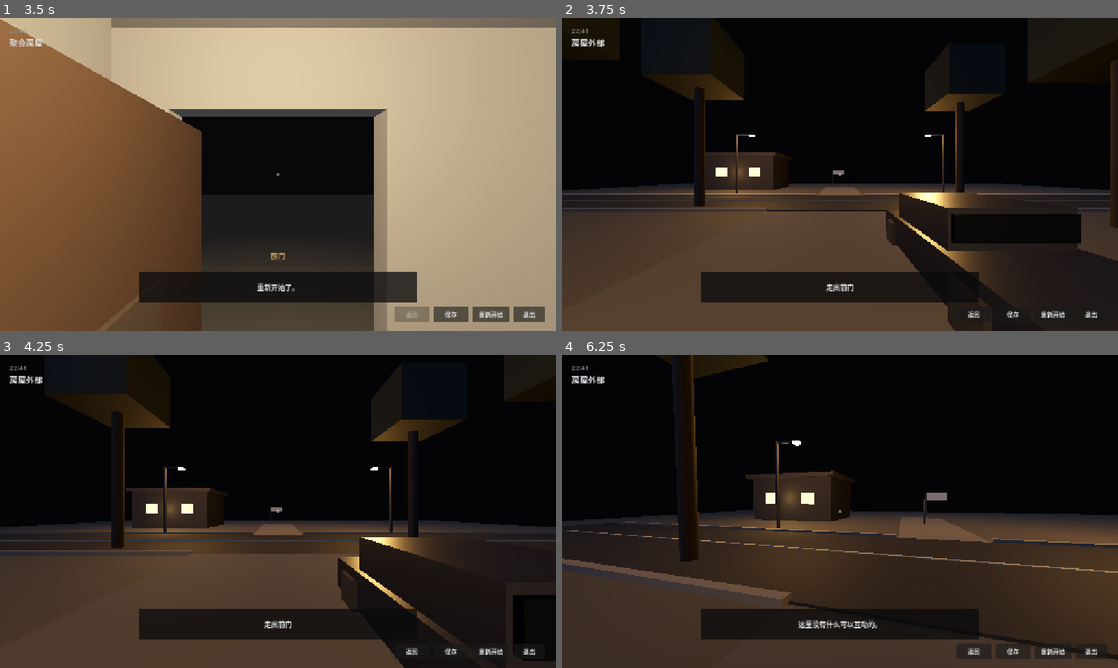
Above: before the commit, frames 1-4 (two rows, left to right).
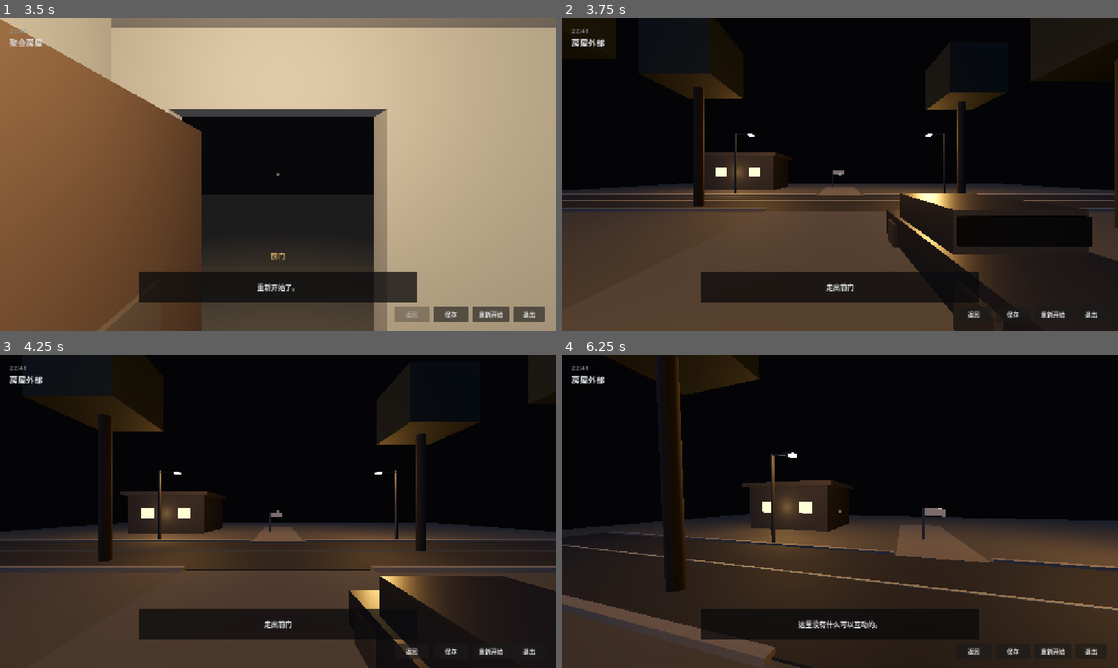
Above: after the commit, the same moments.

Repository: leasurey/comet-game-prototype
Game: Godot game, scene res://scenes/main.tscn
Two runs of this game, one before a commit and one after it. Both use one fixed random seed, a clock stepped at 60 frames per second and the inputs below.
Inputs (mouse positions are in pixels of both pictures, inside the frame that each line leads up to):
- Up to frame 1 (3.5 s): click "重新开始" at 0.5 s; click "重新开始" at 1.25 s; click "保存" at 2 s; click "确定重来" at 2.75 s
- Up to frame 2 (3.75 s): tap Enter at 3.5 s; move the mouse to (867, 174) at 3.52 s; hold W (move_forward) from 3.53 s (still down); hold Shift (run, bound only after the commit) from 3.53 s (still down); tap Tab (phone, bound only after the commit) at 3.6 s; click (867, 174) at 3.67 s
- Up to frame 3 (4.25 s): keep holding W (move_forward); keep holding Shift (run, bound only after the commit); tap Space (jump, bound only after the commit) at 3.77, 4.07 s
- Up to frame 4 (6.25 s): keep holding W (move_forward); move the mouse to (812, 511) at 4.27 s; release Shift (run, bound only after the commit) at 4.28 s; tap Shift (run, bound only after the commit) at 4.35, 6.05 s; click (812, 511) at 4.42 s; tap Space (jump, bound only after the commit) at 4.52, 4.55, 4.82, 5.1, 6.02 s; move the mouse to (851, 505) at 5.02 s; click (851, 505) at 5.17 s; tap Tab (phone, bound only after the commit) at 5.3 s; move the mouse to (834, 517) at 5.77 s; tap E (interact) at 5.85 s; click (834, 517) at 5.92 s

Frame 1 is identical in both runs. In frame 2, 2.1% of the frame differs, in the area x 0-100%, y 13-100%; in frame 3, 13%; in frame 4, 21%, in the area x 0-100%, y 0-100%.

Commit message:
feat(P3): 地面跳跃、Shift 奔跑与统一移动状态
PlayerController
- Space 地面跳跃, 初速 4.8m/s, 0.12s 输入缓冲; 空中不能重复起跳
- Shift 奔跑 4.2m/s, 行走仍 2.6m/s; 空中水平控制系数 0.85
- 移动状态 idle/walking/running/jumping/falling/landing
- jumped/landed/movement_state_changed 信号供音频与 UI 使用
- reset_to_spawn 清空跳跃缓冲与状态, 避免切场景残留
- 保留全部 yaw/pitch/碰撞/WASD 逻辑, 观察高度仍 1.62

GameServices 注册 jump/run/phone 输入映射
新增 player_jump_test 26 条断言
- 实测最大跳高 0.720m, 落地无陷地, 无二段跳, 跳跃撞墙受碰撞约束
- 同时间行走位移 1.73m / 奔跑 2.80m, 松开立即停止
- 跳跃中切场景状态正确, 视角和 ±75° 限位仍有效

回归: jump 26/0, movement 34/0, fps 29/0, acceptance 59/0, v2_p0 13/0
主场景 headless 200 帧零报错

Diff:
--- a/autoload/game_services.gd
+++ b/autoload/game_services.gd
@@ -166,6 +166,9 @@
 	_register_key_action(ACTION_MOVE_BACK, KEY_S)
 	_register_key_action(ACTION_MOVE_LEFT, KEY_A)
 	_register_key_action(ACTION_MOVE_RIGHT, KEY_D)
+	_register_key_action("jump", KEY_SPACE)
+	_register_key_action("run", KEY_SHIFT)
+	_register_key_action("phone", KEY_TAB)
 
 
 ## 幂等注册「一个动作 + 一个物理按键」。
--- a/core/player_controller.gd
+++ b/core/player_controller.gd
@@ -38,8 +38,16 @@
 
 ## 移动参数默认值。
 const DEFAULT_MOVE_SPEED := 2.6
+const DEFAULT_RUN_SPEED := 4.2
 const DEFAULT_GRAVITY := 18.0
+## 跳跃初速度 4.8：最大高度约 0.64m，能过门槛，不能跳上厨房高台。
+const DEFAULT_JUMP_VELOCITY := 4.8
 const MAX_FALL_SPEED := 20.0
+const JUMP_BUFFER_SECONDS := 0.12
+
+signal jumped
+signal landed(impact_speed: float)
+signal movement_state_changed(state: String)
 
 @export_group("鼠标灵敏度")
 @export_range(0.0002, 0.02, 0.0001) var sensitivity_x: float = DEFAULT_SENSITIVITY_X
@@ -49,7 +57,10 @@
 @export_group("移动")
 ## 水平移动速度，单位：米 / 秒。
 @export_range(0.2, 12.0, 0.1) var move_speed: float = DEFAULT_MOVE_SPEED
+@export_range(0.2, 16.0, 0.1) var run_speed: float = DEFAULT_RUN_SPEED
 @export_range(0.0, 60.0, 0.5) var gravity: float = DEFAULT_GRAVITY
+@export_range(0.5, 12.0, 0.1) var jump_velocity: float = DEFAULT_JUMP_VELOCITY
+@export_range(0.0, 1.0, 0.05) var air_control: float = 0.85
 
 @export_group("视角")
 ## Camera3D 相对玩家脚底的高度。
@@ -58,6 +69,12 @@
 var input_enabled: bool = true
 var yaw: float = 0.0
 var pitch: float = 0.0
+## 对外只读的移动状态：idle/walking/running/jumping/falling/landing。
+var movement_state: String = "idle"
+var _jump_buffer: float = 0.0
+var _landing_timer: float = 0.0
+var _was_on_floor: bool = false
+var _running: bool = false
 
 ## 逻辑捕获状态。单独维护而不只读 Input.mouse_mode，
 ## 是为了在 headless（无真实窗口）下也能被测试可靠断言；运行时两者同步。
@@ -155,9 +172,56 @@
 func _physics_process(delta: float) -> void:
 	if not input_enabled:
 		return
+	_jump_buffer = maxf(0.0, _jump_buffer - delta)
+	_landing_timer = maxf(0.0, _landing_timer - delta)
+	if Input.is_action_just_pressed("jump"):
+		request_jump()
+	_running = Input.is_action_pressed("run")
 	_apply_gravity(delta)
+	_try_jump()
 	_apply_horizontal_velocity()
+	var fall_speed: float = -velocity.y
 	move_and_slide()
+	_update_movement_state(delta, fall_speed)
+
+
+## 键盘与测试共用的跳跃入口。只设置短输入缓冲，不直接改坐标。
+func request_jump() -> void:
+	_jump_buffer = JUMP_BUFFER_SECONDS
+
+
+## 只有地面状态才消耗跳跃缓冲；空中按键不会累积成无限推进。
+func _try_jump() -> void:
+	if _jump_buffer <= 0.0 or not is_on_floor():
+		return
+	_jump_buffer = 0.0
+	_landing_timer = 0.0
+	velocity.y = jump_velocity
+	_set_movement_state("jumping")
+	jumped.emit()
+
+
+func _update_movement_state(_delta: float, fall_speed: float) -> void:
+	if is_on_floor():
+		if not _was_on_floor:
+			_landing_timer = 0.12
+			landed.emit(maxf(0.0, fall_speed))
+		if _landing_timer > 0.0:
+			_set_movement_state("landing")
+		elif Vector2(velocity.x, velocity.z).length() > 0.1:
+			_set_movement_state("running" if _running else "walking")
+		else:
+			_set_movement_state("idle")
+	else:
+		_set_movement_state("jumping" if velocity.y > 0.0 else "falling")
+	_was_on_floor = is_on_floor()
+
+
+func _set_movement_state(next: String) -> void:
+	if movement_state == next:
+		return
+	movement_state = next
+	movement_state_changed.emit(next)
 
 
 func _apply_gravity(delta: float) -> void:
@@ -187,8 +251,11 @@
 	var direction := Basis(Vector3.UP, yaw) * Vector3(input_dir.x, 0.0, input_dir.y)
 	if direction.length_squared() > 0.000001:
 		direction = direction.normalized()
-	velocity.x = direction.x * move_speed
-	velocity.z = direction.z * move_speed
+	var speed: float = run_speed if _running else move_speed
+	if not is_on_floor():
+		speed *= air_control
+	velocity.x = direction.x * speed
+	velocity.z = direction.z * speed
 
 
 ## 供测试直接注入移动输入，绕开真实键盘，但不改变物理流程。
@@ -199,6 +266,11 @@
 ## 切换地点后把玩家放回该地点出生点，避免沿用上一个地点的坐标导致嵌墙。
 func reset_to_spawn(spawn: Vector3) -> void:
 	velocity = Vector3.ZERO
+	_jump_buffer = 0.0
+	_landing_timer = 0.0
+	_was_on_floor = false
+	_running = false
+	_set_movement_state("idle")
 	global_position = spawn
 
 
--- /dev/null
+++ b/tests/player_jump_test.gd
@@ -0,0 +1,329 @@
+## PlayerJumpTest — 跳跃、落地、奔跑与移动状态验收
+## 用法：godot --headless --script res://tests/player_jump_test.gd
+## 使用真实 main.tscn 与物理碰撞，不直接修改玩家 Y 坐标伪造跳跃。
+
+extends SceneTree
+
+var _pass: int = 0
+var _fail: int = 0
+var _results: Array = []
+var _services: Node = null
+var _main: Node = null
+var _rig: PlayerController = null
+var _sm: SceneManager = null
+var _steps: Array = []
+var _idx: int = 0
+var _ticks: int = 0
+var _t_state: int = 0
+var _pf_start: int = 0
+var _pf_needed: int = 0
+var _jumped: int = 0
+var _landed: int = 0
+var _start_y: float = 0.0
+var _max_y: float = -999.0
+var _walk_distance: float = 0.0
+var _run_distance: float = 0.0
+var _measure_start := Vector3.ZERO
+var _measure_frames: int = 0
+
+
+func _initialize() -> void:
+	print("=== COMET player jump test ===")
+	_steps = [
+		Callable(self, "step_setup"),
+		Callable(self, "step_ground_jump"),
+		Callable(self, "step_apex_and_landing"),
+		Callable(self, "step_no_double_jump"),
+		Callable(self, "step_jump_collision"),
+		Callable(self, "step_run_speed"),
+		Callable(self, "step_release_stop"),
+		Callable(self, "step_switch_resets"),
+		Callable(self, "step_look_during_jump"),
+		Callable(self, "step_cleanup"),
+		Callable(self, "step_report"),
+	]
+
+
+func _process(_delta: float) -> bool:
+	if _idx >= _steps.size():
+		return true
+	if _rig != null:
+		_max_y = maxf(_max_y, _rig.global_position.y)
+	var done: bool = bool(_steps[_idx].call())
+	if done:
+		_idx += 1
+		_t_state = 0
+		_pf_needed = 0
+		_ticks = 0
+	else:
+		_ticks += 1
+		if _ticks > 1200:
+			_record(false, "步骤超时", "index=%d" % _idx)
+			_idx += 1
+			_t_state = 0
+			_ticks = 0
+	return false
+
+
+func _record(ok: bool, label: String, detail: String = "") -> void:
+	if ok:
+		_pass += 1
+	else:
+		_fail += 1
+	_results.append("[%s] %s%s" % ["PASS" if ok else "FAIL", label,
+			(" | " + detail) if detail != "" else ""])
+
+
+func _check(ok: bool, label: String, detail: String = "") -> void:
+	_record(ok, label, detail)
+
+
+func _wait(frames: int) -> bool:
+	if _pf_needed == 0:
+		_pf_start = Engine.get_physics_frames()
+		_pf_needed = frames
+	if Engine.get_physics_frames() - _pf_start < _pf_needed:
+		return false
+	_pf_needed = 0
+	return true
+
+
+func _release() -> void:
+	for a in ["move_forward", "move_back", "move_left", "move_right", "run", "jump"]:
+		Input.action_release(a)
+
+
+func _reset(pos: Vector3 = Vector3(0.0, 0.25, 4.2)) -> void:
+	_release()
+	_rig.reset_to_spawn(pos)
+	_rig.reset_view()
+	_max_y = pos.y
+
+
+func step_setup() -> bool:
+	if _t_state == 0:
+		_services = root.get_node_or_null("GameServices")
+		if _services == null:
+			_check(false, "setup. GameServices 可用")
+			return true
+		if _services.is_ready and _services.save_manager != null:
+			_services.save_manager.use_test_path("player_jump")
+			_services.save_manager.delete_save()
+		var packed: PackedScene = load("res://scenes/main.tscn") as PackedScene
+		_main = packed.instantiate()
+		root.add_child(_main)
+		_t_state = 1
+		return false
+	if not _wait(10):
+		return false
+	_rig = _services.player_controller as PlayerController
+	_sm = _services.scene_manager
+	_check(_rig != null and _rig is CharacterBody3D, "setup. 真实物理玩家已装配")
+	_check(InputMap.has_action("jump"), "setup. Space 跳跃动作已注册")
+	_check(InputMap.has_action("run"), "setup. Shift 奔跑动作已注册")
+	_check(InputMap.has_action("phone"), "setup. 手机快捷键已注册")
+	if _rig != null:
+		_rig.jumped.connect(func() -> void: _jumped += 1)
+		_rig.landed.connect(func(_speed: float) -> void: _landed += 1)
+	return true
+
+
+func step_ground_jump() -> bool:
+	if _t_state == 0:
+		_reset()
+		_t_state = 1
+		return false
+	if _t_state == 1:
+		if not _wait(20):
+			return false
+		_check(_rig.is_on_floor(), "J01 起跳前玩家站在地面")
+		_start_y = _rig.global_position.y
+		_max_y = _start_y
+		_rig.request_jump()
+		_t_state = 2
+		return false
+	if not _wait(4):
+		return false
+	_check(_rig.global_position.y > _start_y + 0.08, "J01 地面跳跃产生真实上升",
+			"y %.3f -> %.3f" % [_start_y, _rig.global_position.y])
+	_check(_jumped == 1, "J01 跳跃信号只触发一次", "jumped=%d" % _jumped)
+	_check(_rig.movement_state == "jumping", "J01 上升状态为 jumping", _rig.movement_state)
+	return true
+
+
+func step_apex_and_landing() -> bool:
+	if _t_state == 0:
+		_t_state = 1
+		return false
+	if _t_state == 1:
+		if _rig.is_on_floor() or _ticks > 100:
+			_t_state = 2
+		return false
+	var height: float = _max_y - _start_y
+	_check(height > 0.45 and height < 0.85, "J02 跳跃高度受住宅尺度约束",
+			"max_height=%.3f m" % height)
+	_check(_rig.is_on_floor(), "J02 跳跃后正常落地")
+	_check(_landed >= 1, "J02 落地信号触发", "landed=%d" % _landed)
+	_check(_rig.movement_state in ["landing", "idle"], "J02 落地后状态恢复", _rig.movement_state)
+	_check(absf(_rig.global_position.y - _start_y) < 0.12, "J02 落地没有陷入地板",
+			"y=%.3f start=%.3f" % [_rig.global_position.y, _start_y])
+	return true
+
+
+func step_no_double_jump() -> bool:
+	if _t_state == 0:
+		_reset()
+		_t_state = 1
+		return false
+	if _t_state == 1:
+		if not _wait(15):
+			return false
+		_rig.request_jump()
+		_t_state = 2
+		return false
+	if _t_state == 2:
+		if not _wait(5):
+			return false
+		var before: int = _jumped
+		for i in 8:
+			_rig.request_jump()
+		_t_state = 3
+		return false
+	if not _wait(5):
+		return false
+	_check(_jumped == 2, "J03 空中连续按键不能二段跳", "jumped=%d" % _jumped)
+	_check(_rig.global_position.y < _start_y + 1.0, "J03 没有获得无限空中推进",
+			"y=%.3f" % _rig.global_position.y)
+	return true
+
+
+func step_jump_collision() -> bool:
+	if _t_state == 0:
+		_sm.enter_location("party_house", false)
+		_reset(Vector3(-5.6, 0.25, 6.4))
+		_t_state = 1
+		return false
+	if _t_state == 1:
+		if not _wait(15):
+			return false
+		_rig.request_jump()
+		Input.action_press("move_left")
+		_t_state = 2
+		return false
+	if not _wait(35):
+		return false
+	_release()
+	_check(_rig.global_position.x > -6.45, "J04 跳跃仍受墙体碰撞约束",
+			"x=%.3f" % _rig.global_position.x)
+	_check(_rig.is_on_floor(), "J04 撞墙后仍能落地")
+	return true
+
+
+func step_run_speed() -> bool:
+	if _t_state == 0:
+		_reset()
+		_t_state = 1
+		return false
+	if _t_state == 1:
+		if not _wait(15):
+			return false
+		_measure_start = _rig.global_position
+		_measure_frames = Engine.get_physics_frames()
+		Input.action_press("move_forward")
+		_t_state = 2
+		return false
+	if _t_state == 2:
+		if not _wait(20):
+			return false
+		_walk_distance = Vector2(_rig.global_position.x - _measure_start.x,
+				_rig.global_position.z - _measure_start.z).length()
+		_release()
+		_reset()
+		_t_state = 3
+		return false
+	if _t_state == 3:
+		if not _wait(15):
+			return false
+		_measure_start = _rig.global_position
+		Input.action_press("move_forward")
+		Input.action_press("run")
+		_t_state = 4
+		return false
+	if not _wait(20):
+		return false
+	_run_distance = Vector2(_rig.global_position.x - _measure_start.x,
+			_rig.global_position.z - _measure_start.z).length()
+	_release()
+	_check(_walk_distance > 0.5, "J05 普通行走产生位移", "walk=%.2f" % _walk_distance)
+	_check(_run_distance > _walk_distance * 1.3, "J05 Shift 明显提高移动速度",
+			"walk=%.2f run=%.2f" % [_walk_distance, _run_distance])
+	return true
+
+
+func step_release_stop() -> bool:
+	if not _wait(4):
+		return false
+	_check(Vector2(_rig.velocity.x, _rig.velocity.z).length() < 0.05,
+			"J06 松开 WASD/Shift 后立即停止",
+			"speed=%.3f" % Vector2(_rig.velocity.x, _rig.velocity.z).length())
+	_check(_rig.movement_state in ["idle", "landing"], "J06 停止后状态为 idle", _rig.movement_state)
+	return true
+
+
+func step_switch_resets() -> bool:
+	if _t_state == 0:
+		_rig.request_jump()
+		_t_state = 1
+		return false
+	if _t_state == 1:
+		if not _wait(3):
+			return false
+		_sm.enter_location("house_exterior", false)
+		_t_state = 2
+		return false
+	if not _wait(12):
+		return false
+	_check(_sm.get_current_location_id() == "house_exterior", "J07 跳跃中可正常切换地点")
+	_check(_rig.movement_state != "jumping", "J07 切场景不残留跳跃状态", _rig.movement_state)
+	_check(_rig.global_position.y > -1.0, "J07 切场景后没有掉出地图", "y=%.3f" % _rig.global_position.y)
+	return true
+
+
+func step_look_during_jump() -> bool:
+	if _t_state == 0:
+		_sm.enter_location("party_house", false)
+		_reset()
+		_t_state = 1
+		return false
+	if _t_state == 1:
+		if not _wait(15):
+			return false
+		_rig.capture_mouse()
+		_rig.request_jump()
+		var before: float = _rig.yaw
+		var motion := InputEventMouseMotion.new()
+		motion.relative = Vector2(120, -10000)
+		_rig._input(motion)
+		_t_state = 2
+		return false
+	if not _wait(4):
+		return false
+	_check(absf(_rig.yaw) > 0.01, "J08 跳跃中水平视角正常")
+	_check(_rig.pitch >= -PlayerController.MAX_PITCH_RADIANS - 0.001,
+			"J08 跳跃中垂直限位仍有效", "pitch=%.3f" % _rig.pitch)
+	return true
+
+
+func step_cleanup() -> bool:
+	_release()
+	if _services != null and _services.save_manager != null:
+		_services.save_manager.delete_save()
+	return true
+
+
+func step_report() -> bool:
+	for line in _results:
+		print(line)
+	print("=== JUMP RESULT: PASS=%d FAIL=%d ===" % [_pass, _fail])
+	quit(1 if _fail > 0 else 0)
+	return true
